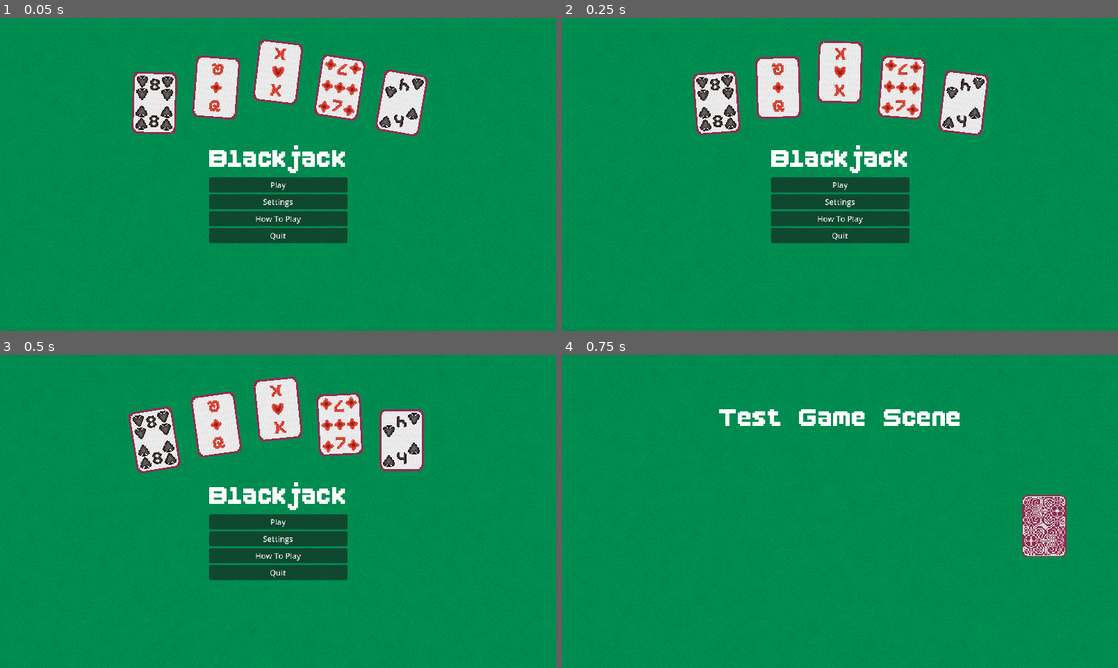
Above: before the commit, frames 1-4 (two rows, left to right).
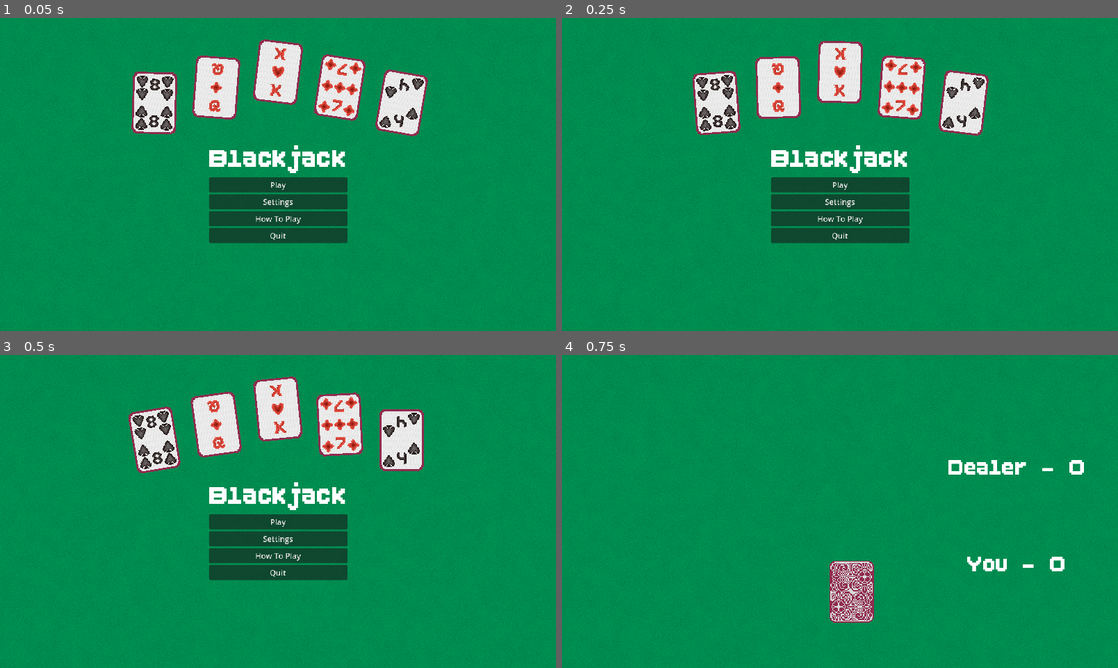
Above: after the commit, the same moments.

Repository: Brody-R/SDEV-265
Game: Godot game, scene res://Assets/Scenes/base_node.tscn
Two runs of this game, one before a commit and one after it. Both use one fixed random seed, a clock stepped at 60 frames per second and the inputs below.
Inputs:
- Up to frame 1 (0.05 s): no input
- Up to frame 2 (0.25 s): no input
- Up to frame 3 (0.5 s): no input
- Up to frame 4 (0.75 s): click "Play" at 0.5 s

Frames 1-3 are identical in both runs. In frame 4, 5.1% of the frame differs, in the area x 28-94%, y 17-86%.

Commit message:
Altered game scene
Added score labels

Diff:
--- a/Assets/Scenes/game.tscn
+++ b/Assets/Scenes/game.tscn
@@ -1,9 +1,13 @@
-[gd_scene load_steps=5 format=3 uid="uid://ca21uqhdkecpl"]
+[gd_scene load_steps=6 format=3 uid="uid://ca21uqhdkecpl"]
 
 [ext_resource type="Texture2D" uid="uid://bvcm5pa70bll6" path="res://Assets/Textures/felt.png" id="2_kgc4o"]
 [ext_resource type="Texture2D" uid="uid://ckitacn7wg1ey" path="res://Assets/Textures/DiamondPatternA.png" id="3_0n1xj"]
-[ext_resource type="LabelSettings" uid="uid://cmhtmc70kii0m" path="res://Assets/TitleLabelSettings.tres" id="4_mp8qv"]
+[ext_resource type="FontFile" uid="uid://c5ge3lijolhgo" path="res://Assets/BoldPixels.ttf" id="4_5upt8"]
 [ext_resource type="PackedScene" uid="uid://dpch8vd55wsiy" path="res://Assets/Scenes/card.tscn" id="5_4l4rb"]
+
+[sub_resource type="LabelSettings" id="LabelSettings_jx782"]
+font = ExtResource("4_5upt8")
+font_size = 60
 
 [node name="Game" type="Control"]
 layout_mode = 3
@@ -47,22 +51,46 @@
 grow_horizontal = 2
 grow_vertical = 2
 
-[node name="List" type="VBoxContainer" parent="Main"]
+[node name="Label" type="Label" parent="Main"]
 layout_mode = 1
-anchors_preset = 5
+anchors_preset = 8
 anchor_left = 0.5
+anchor_top = 0.5
 anchor_right = 0.5
-offset_left = -252.5
-offset_right = 252.5
-offset_bottom = 260.0
+anchor_bottom = 0.5
+offset_left = 224.0
+offset_top = -124.0
+offset_right = 508.0
+offset_bottom = -58.0
 grow_horizontal = 2
-alignment = 1
+grow_vertical = 2
+text = "Dealer - 0"
+label_settings = SubResource("LabelSettings_jx782")
+horizontal_alignment = 1
+vertical_alignment = 1
 
-[node name="Label" type="Label" parent="Main/List"]
-layout_mode = 2
-text = "Test Game Scene"
-label_settings = ExtResource("4_mp8qv")
+[node name="Label2" type="Label" parent="Main"]
+layout_mode = 1
+anchors_preset = 8
+anchor_left = 0.5
+anchor_top = 0.5
+anchor_right = 0.5
+anchor_bottom = 0.5
+offset_left = 224.0
+offset_top = 76.0
+offset_right = 508.0
+offset_bottom = 142.0
+grow_horizontal = 2
+grow_vertical = 2
+text = "You - 0"
+label_settings = SubResource("LabelSettings_jx782")
 horizontal_alignment = 1
+vertical_alignment = 1
 
-[node name="Card5" parent="Main" instance=ExtResource("5_4l4rb")]
-position = Vector2(999, 354)
+[node name="HBoxContainer" type="HBoxContainer" parent="Main"]
+layout_mode = 0
+offset_right = 40.0
+offset_bottom = 40.0
+
+[node name="Card5" parent="Main/HBoxContainer" instance=ExtResource("5_4l4rb")]
+position = Vector2(600, 490)
